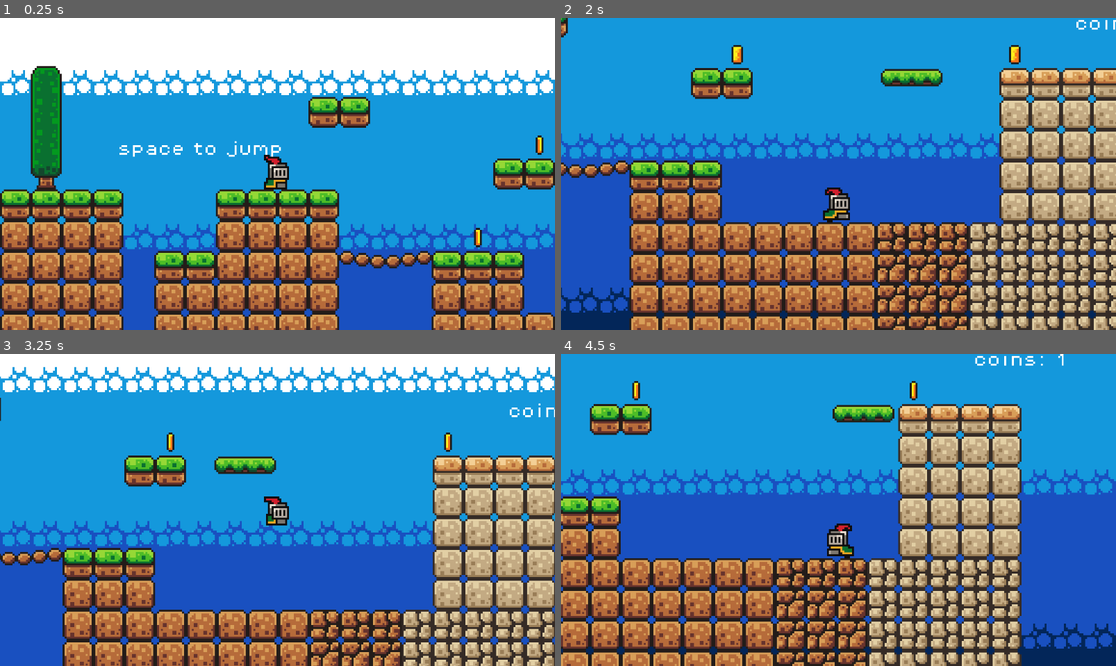
Above: before the commit, frames 1-4 (two rows, left to right).
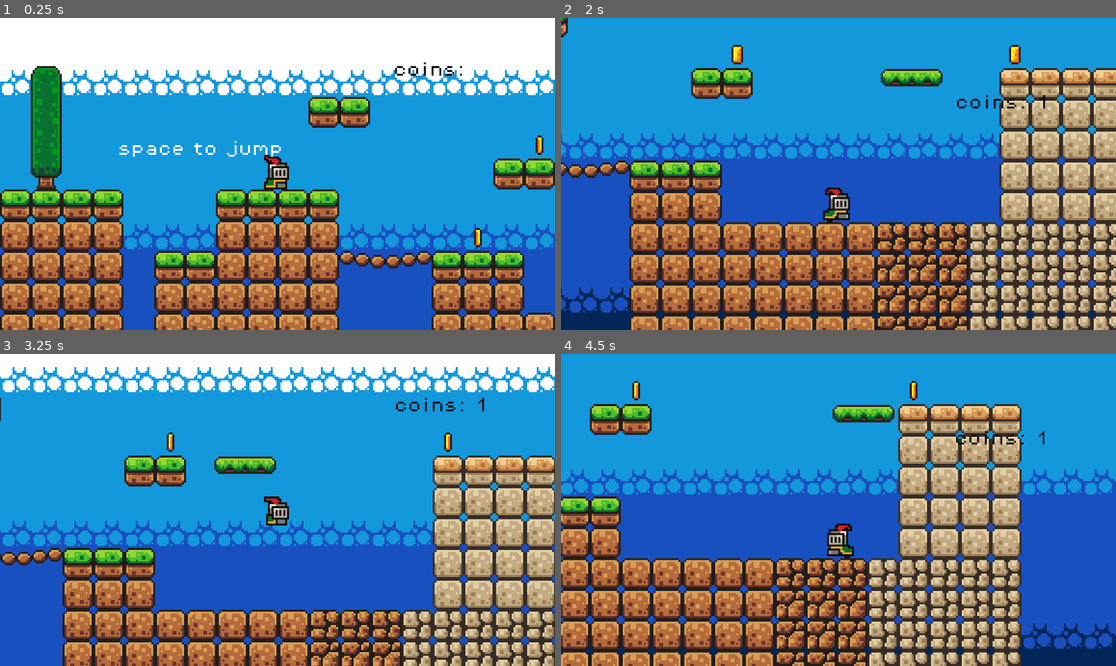
Above: after the commit, the same moments.

Repository: jaim-kia/ISCS_GameOutput2
Game: Godot game, scene res://scenes/game.tscn
Same seed, same stepped clock (60 frames per second), same inputs: the game is played once before the commit and once after it.
Inputs:
- Up to frame 1 (0.25 s): no input
- Up to frame 2 (2 s): hold D (RightMovement) from 0.53 s (still down); tap Space (JumpMovement) at 0.77, 1.52 s
- Up to frame 3 (3.25 s): release D (RightMovement) at 2.03 s; hold A (LeftMovement) 2.03-2.78 s; hold D (RightMovement) from 2.78 s (still down); tap Space (JumpMovement) at 3.02 s
- Up to frame 4 (4.5 s): tap Space (JumpMovement) at 3.77 s; release D (RightMovement) at 4.28 s; hold A (LeftMovement) from 4.28 s (still down)

The runs differ from the first frame. In frame 1, 0.1% of the frame differs, in the area x 71-84%, y 14-19%; in frame 2, 0.3%; in frame 3, 0.3%; in frame 4, 0.3%, in the area x 71-91%, y 0-30%.

Commit message:
made it so score follows player
na

Diff:
--- /dev/null
+++ b/GameOutput2/scenes/ScoreLabel.gd
@@ -0,0 +1,13 @@
+extends Label
+
+@onready var player = get_node("/root/Game/Player")
+@onready var score_label = get_node("/root/Game/GameManager/ScoreLabel")
+
+func _process(delta):
+	if player == null:
+		print("player not found!")
+		return
+
+	var offset = Vector2(60, -70)
+
+	score_label.position = player.position + offset
--- a/GameOutput2/scenes/game.tscn
+++ b/GameOutput2/scenes/game.tscn
@@ -1,8 +1,9 @@
-[gd_scene load_steps=14 format=3 uid="uid://b5jrqap6e2gql"]
+[gd_scene load_steps=15 format=3 uid="uid://b5jrqap6e2gql"]
 
 [ext_resource type="PackedScene" uid="uid://cqibf6m4f1qi8" path="res://scenes/player.tscn" id="1_12om3"]
 [ext_resource type="Script" path="res://scenes/game_manager.gd" id="1_htscs"]
 [ext_resource type="Texture2D" uid="uid://dlrr56owjm5de" path="res://assets/sprites/world_tileset.png" id="2_hdeab"]
+[ext_resource type="Script" path="res://scenes/ScoreLabel.gd" id="3_fdfr5"]
 [ext_resource type="PackedScene" uid="uid://bgyde33cayt07" path="res://scenes/platform.tscn" id="3_ttifk"]
 [ext_resource type="PackedScene" uid="uid://cutvthiakiaqs" path="res://scenes/coin.tscn" id="4_314j0"]
 [ext_resource type="PackedScene" uid="uid://bop6y2j22pd6" path="res://scenes/killzone.tscn" id="5_1qdvp"]
@@ -464,10 +465,11 @@
 offset_right = 397.0
 offset_bottom = -32.0
 scale = Vector2(0.995833, 1)
-theme_override_colors/font_color = Color(1, 1, 1, 1)
+theme_override_colors/font_color = Color(0.0392157, 0.0392157, 0.0392157, 1)
 theme_override_fonts/font = ExtResource("6_72jim")
 theme_override_font_sizes/font_size = 8
 text = "coins: "
+script = ExtResource("3_fdfr5")
 
 [node name="TileMap" type="TileMap" parent="."]
 tile_set = SubResource("TileSet_kf4fc")
